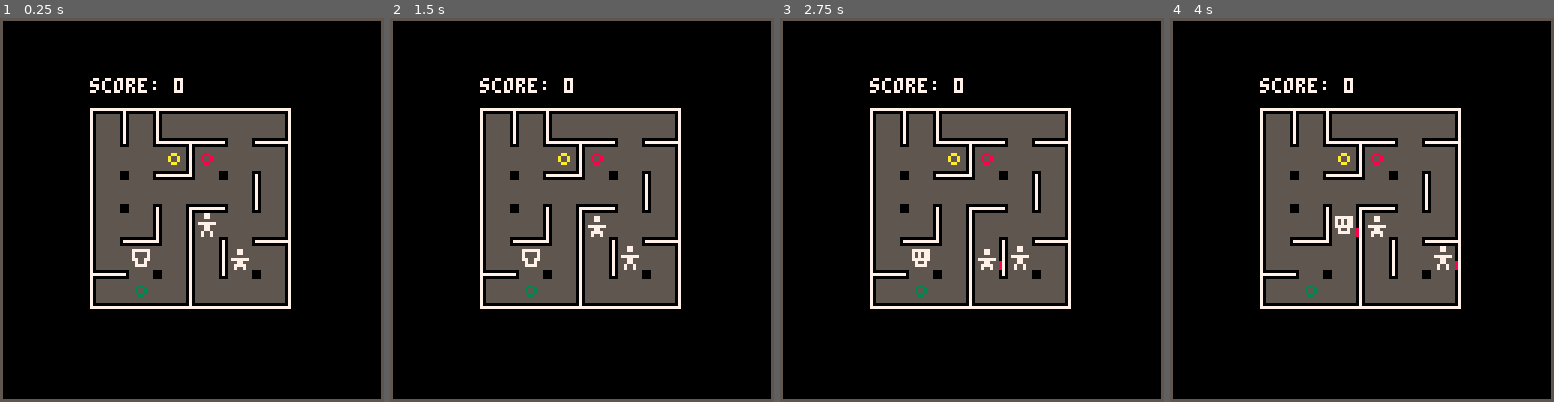
Above: before the commit, frames 1-4 (left to right).
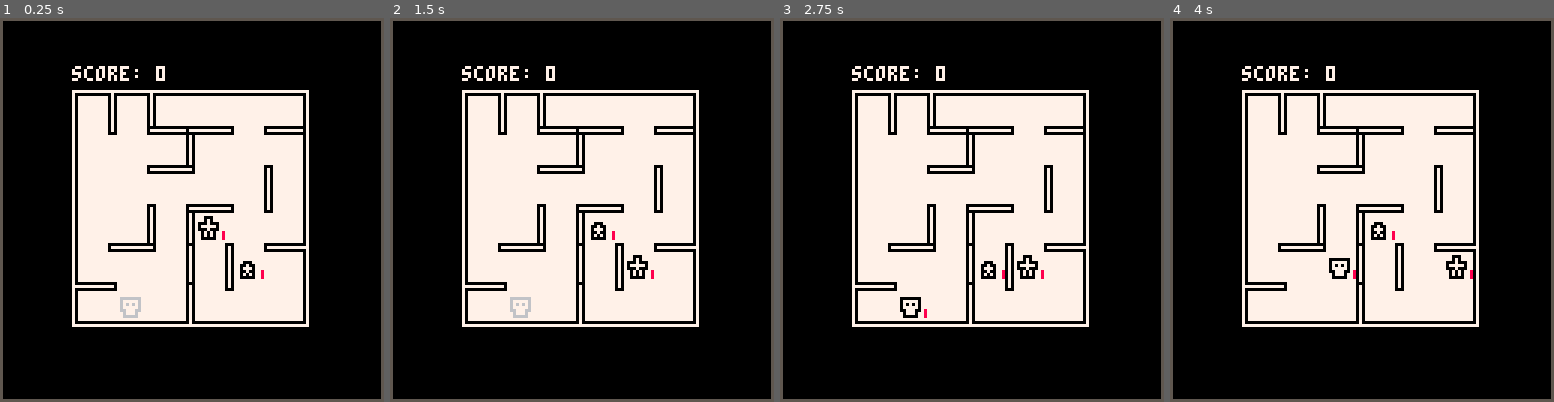
Above: after the commit, the same moments.

Repository: taylordolan/grid-folks
Game: PICO-8 cartridge grid_folks.p8
The game is run twice, just before and just after one commit, with the same random seed, the same clock (stepped at 60 frames per second) and the same inputs.
Inputs:
- Up to frame 1 (0.25 s): no input
- Up to frame 2 (1.5 s): tap X (X key) at 1.07 s
- Up to frame 3 (2.75 s): hold Left 1.97-2.37 s; tap X (X key) at 2.07, 2.4, 2.73 s; hold Down from 2.42 s (still down)
- Up to frame 4 (4 s): release Down at 2.82 s; hold Right 2.87-3.53 s; tap X (X key) at 3.07, 3.4, 3.73 s; hold Up from 3.58 s (still down)

The runs differ from the first frame. In frame 1, 33% of the frame differs, in the area x 18-81%, y 12-81%; in frame 2, 33%; in frame 3, 32%; in frame 4, 32%.

Commit message:
graphics updates

Diff:
--- a/grid_folks.p8
+++ b/grid_folks.p8
@@ -114,7 +114,7 @@
   -- set_tile(health_tile, {3,6})
   -- set_tile(score_tile, {6,3})
 
-  generate_potential_tiles()
+  -- generate_potential_tiles()
 
   -- heroes
   hero_a = create_hero()
@@ -165,12 +165,10 @@
 
 	cls()
   rect(0, 0, 127, 127, 5)
-  -- palt(0, false)
-  -- palt(15, true)
 
   local screen_size = 128
   local sprite_size = 8
-  local margin = 3
+  local margin = 5
 
   local total_sprites_width = sprite_size * cols
   local total_margins_width = margin * (cols - 1)
@@ -183,34 +181,58 @@
   local padding_left = flr((screen_size - total_map_width) / 2)
   local padding_top = flr((screen_size - total_map_height) / 2)
 
-  local floor_color = 05
+  local floor_color = 07
   local wall_color = 07
 
+  local rect_origin = {padding_left - ceil(margin / 2), padding_top - ceil(margin / 2)}
+  local rect_opposite = {padding_left + total_map_width - 1 + ceil(margin / 2), padding_top + total_map_height - 1 + ceil(margin / 2)}
+
   function draw_background()
-    local rect_origin = {padding_left - ceil(margin / 2), padding_top - ceil(margin / 2)}
-    local rect_opposite = {padding_left + total_map_width - 1 + ceil(margin / 2), padding_top + total_map_height - 1 + ceil(margin / 2)}
-    -- rectfill(rect_origin[1], rect_origin[2], rect_opposite[1], rect_opposite[2], floor_color)
+    rectfill(rect_origin[1] + 2, rect_origin[2] + 2, rect_opposite[1] - 2, rect_opposite[2] - 2, floor_color)
+  end
+
+  function draw_outline()
     rect(rect_origin[1], rect_origin[2], rect_opposite[1], rect_opposite[2], wall_color)
   end
 
   function draw_score()
-    print("score: "..score, padding_left - ceil(margin / 2), 20, 7)
+    print("score: "..score, padding_left - ceil(margin / 2), 16, 7)
   end
 
   function draw_wall_right(x_pos, y_pos)
-    local x1 = x_pos + sprite_size + flr(margin / 2)
-    local y1 = y_pos - ceil(margin / 2)
-    local x2 = x_pos + sprite_size + flr(margin / 2)
-    local y2 = y_pos + sprite_size + flr(margin / 2)
-    rectfill(x1, y1, x2, y2, wall_color)
+    palt(0, false)
+
+    local x3 = x_pos + sprite_size + flr(margin / 2)
+    local y3 = y_pos - ceil(margin / 2)
+    local x4 = x_pos + sprite_size + flr(margin / 2)
+    local y4 = y_pos + sprite_size + flr(margin / 2)
+
+    local x1 = x3 - 1
+    local y1 = y3 - 1
+    local x2 = x4 + 1
+    local y2 = y4 + 1
+
+    rectfill(x1, y1, x2, y2, 0)
+    rectfill(x3, y3, x4, y4, wall_color)
+    palt()
   end
 
   function draw_wall_down(x_pos, y_pos)
-    local x1 = x_pos - ceil(margin / 2)
-    local y1 = y_pos + sprite_size + flr(margin / 2)
-    local x2 = x_pos + sprite_size + flr(margin / 2)
-    local y2 = y_pos + sprite_size + flr(margin / 2)
-    rectfill(x1, y1, x2, y2, wall_color)
+    palt(0, false)
+
+    local x3 = x_pos - ceil(margin / 2)
+    local y3 = y_pos + sprite_size + flr(margin / 2)
+    local x4 = x_pos + sprite_size + flr(margin / 2)
+    local y4 = y_pos + sprite_size + flr(margin / 2)
+
+    local x1 = x3 - 1
+    local y1 = y3 - 1
+    local x2 = x4 + 1
+    local y2 = y4 + 1
+
+    rectfill(x1, y1, x2, y2, 0)
+    rectfill(x3, y3, x4, y4, wall_color)
+    palt()
   end
 
   function draw_path_right(x_pos, y_pos)
@@ -244,40 +266,32 @@
 			local x_pos = (x - 1) * sprite_size + (x - 1) * margin + padding_left
 			local y_pos = (y - 1) * sprite_size + (y - 1) * margin + padding_top
 
-      -- draw floor sprites
-      spr(sprites.floor, x_pos, y_pos)
-
-      local found_wall_right = false
-      local found_wall_down = false
 			-- draw the sprite for everything at the current position
 			if #board[x][y] > 0 then
 				for next in all(board[x][y]) do
-            -- draw walls
+          -- draw walls
           if next.type == "wall_right" then
             draw_wall_right(x_pos, y_pos)
-            found_wall_right = true
           elseif next.type == "wall_down" then
             draw_wall_down(x_pos, y_pos)
-            found_wall_down = true
+          -- draw the thing's sprite
           else
-            -- draw the thing's sprite
+            palt(0, false)
+            palt(5, true)
             local sprite = next.sprite
             spr(sprite, x_pos, y_pos)
               -- draw a health bar for things with health
             if (next.health) then
               draw_health(x_pos, y_pos, next.health)
             end
+            palt()
           end
 				end
 			end
-      if not found_wall_down and y < rows then
-        draw_path_down(x_pos, y_pos)
-      end
-      if not found_wall_right and x < cols then
-        draw_path_right(x_pos, y_pos)
-      end
 		end
 	end
+
+  draw_outline()
 
   if game_over then
 		local msg = "dead"
Not shown, changed: 24 lines of the sprite sheet (__gfx__) section of grid_folks.p8
